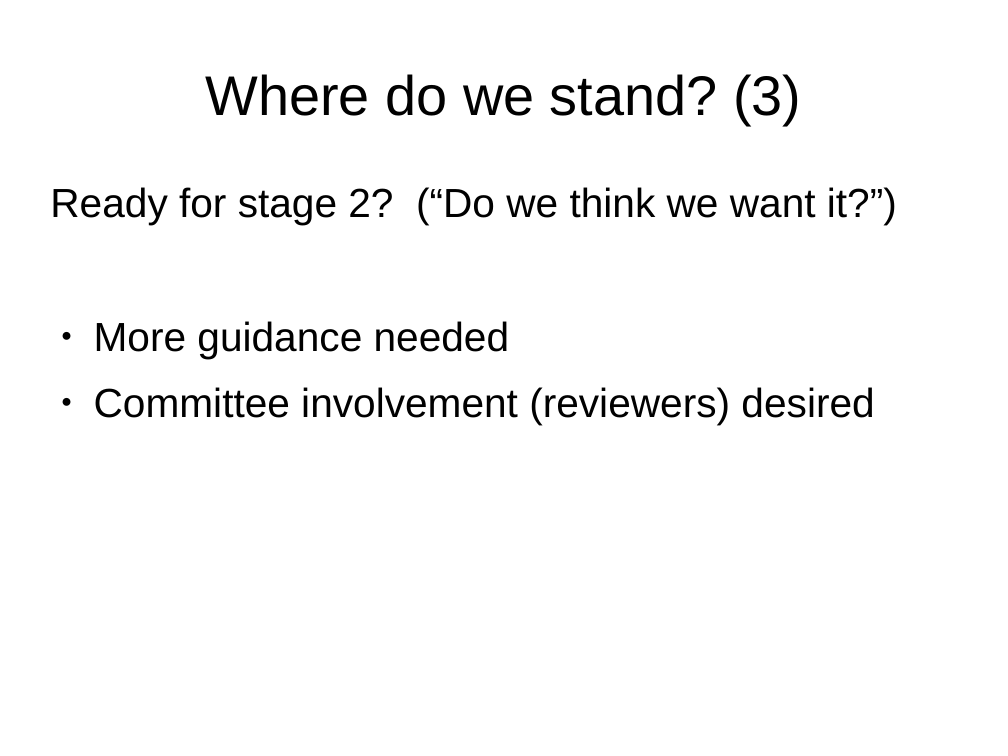
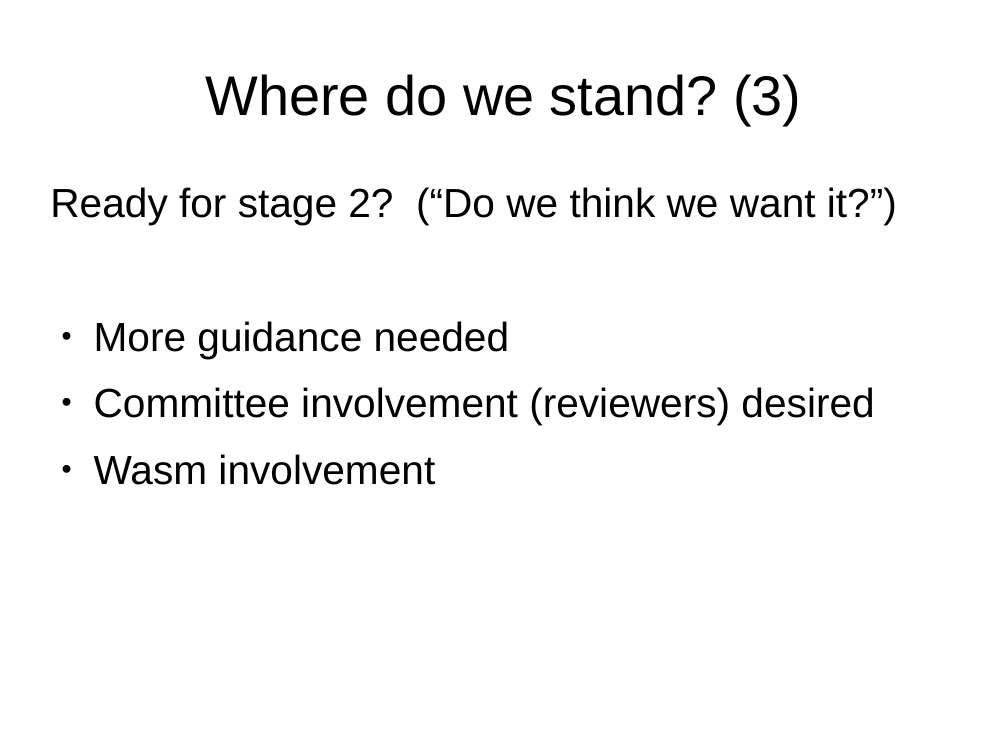
Before and after one commit to tc39/proposal-ecmascript-sharedmem, a slide deck: slide 46 of tc39/presentation-jan-2016.odp. Drawn at 1008x756 pixels with LibreOffice and Linux fonts; fonts in the diff are those of the drawing. Boxes give left, top, right and bottom in pixels: in the first picture for what was removed or moved away, otherwise in the second. Text is boxed around its words. In the diff, an @@ line names an element or a change of style, - is before the commit and + after.

```diff
--- a/tc39/presentation-jan-2016.odp
+++ b/tc39/presentation-jan-2016.odp
@@ text at bbox=[94, 454, 435, 485]: paragraph added @@
+● Wasm involvement
```
Also in this commit, not shown: 4 other slides changed.
